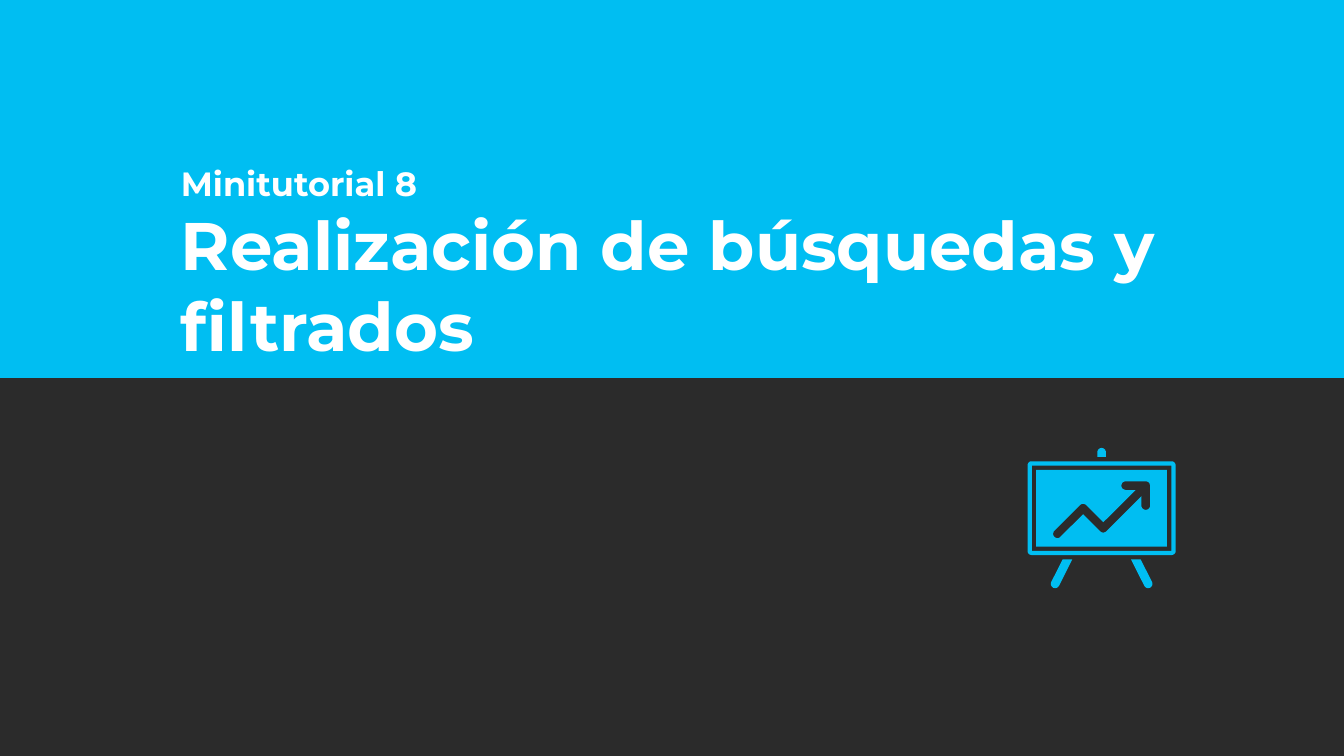
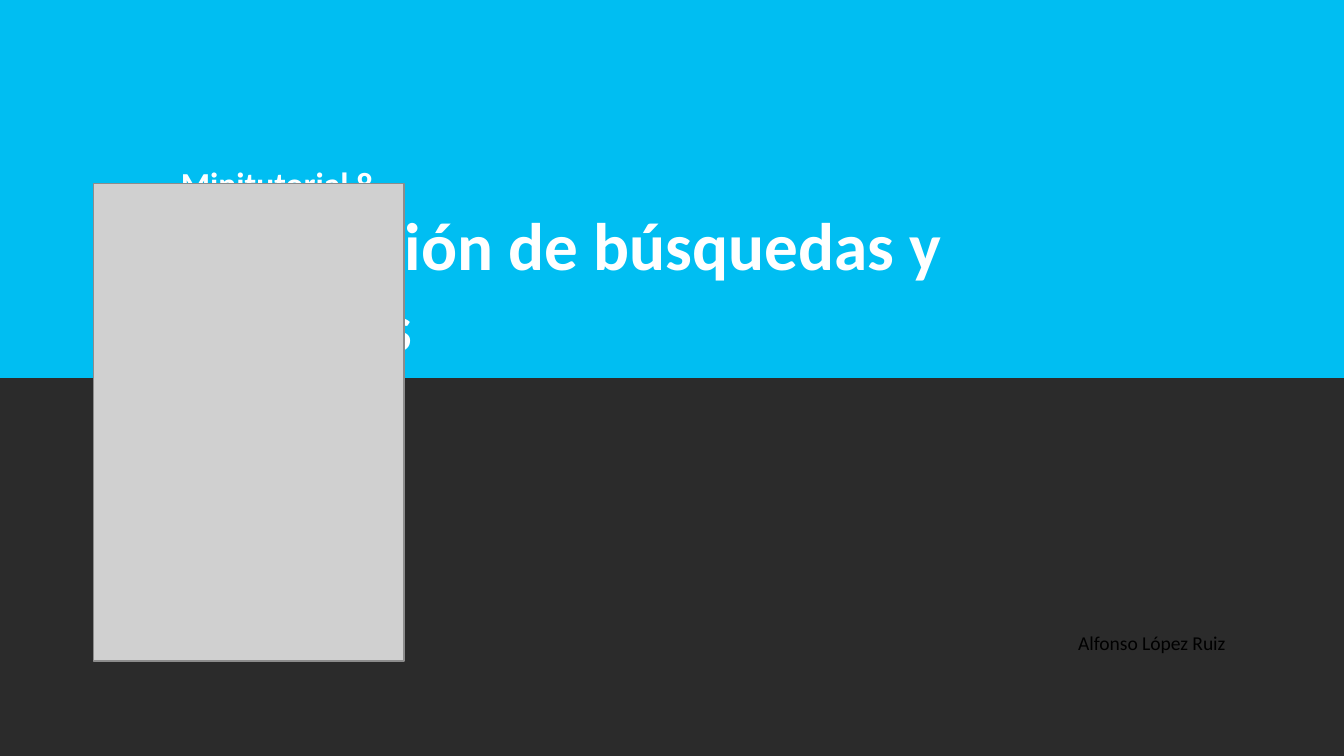
Before and after one commit to AlfonsoLRz/iOS_SearchBar, a slide deck: slide 1 of doc/Presentación.pptx. Drawn at 1344x756 pixels with LibreOffice and Linux fonts; fonts in the diff are those of the drawing; grey boxes stand for pictures; background and template pictures are left out; a plain dark background stands for a picture behind light text. Boxes give left, top, right and bottom in pixels: in the first picture for what was removed or moved away, otherwise in the second. Text is boxed around its words. In the diff, an @@ line names an element or a change of style, - is before the commit and + after.

```diff
--- a/doc/Presentación.pptx
+++ b/doc/Presentación.pptx
@@ title "Minitutorial 8 Realización de búsquedas ..." at (x1=181, y1=169, x2=941, y2=367): font Montserrat to Calibri @@
@@ picture added at (x1=94, y1=184, x2=405, y2=661) @@
@@ group removed at (x1=1028, y1=448, x2=1176, y2=587): 5 freeform shapes @@
@@ text added at (x1=1078, y1=637, x2=1225, y2=653), 10.5 pt, text #000000 @@
+Alfonso López Ruiz
```
Also in this commit, not shown: 2 other slides changed, 18 slides added, 25 slides removed, 4 other files.
